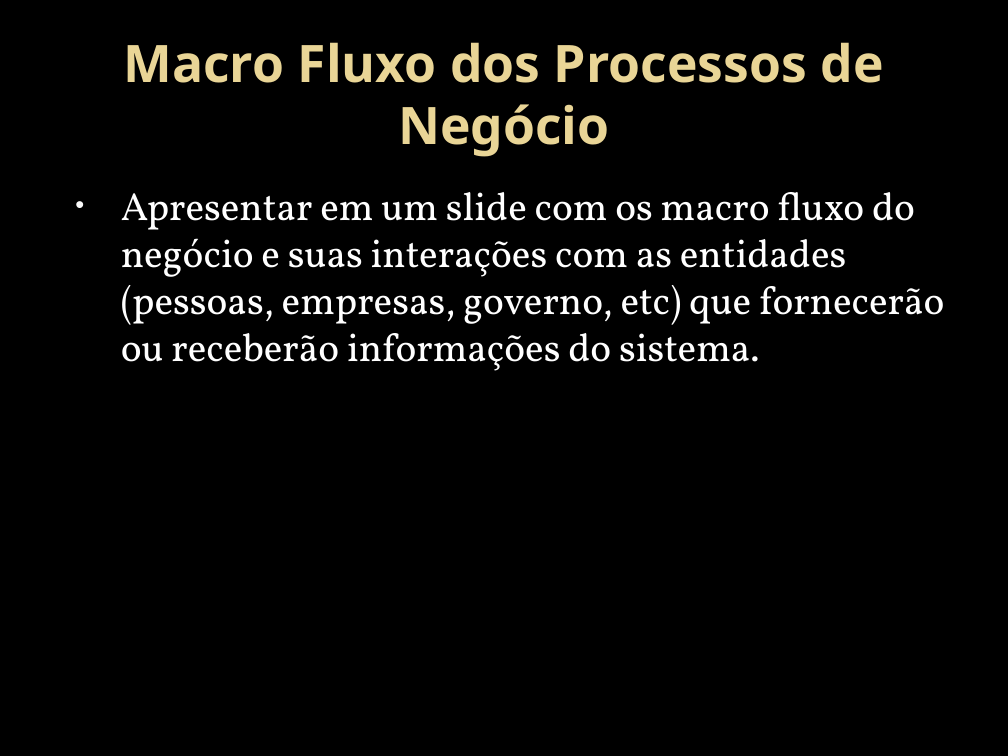
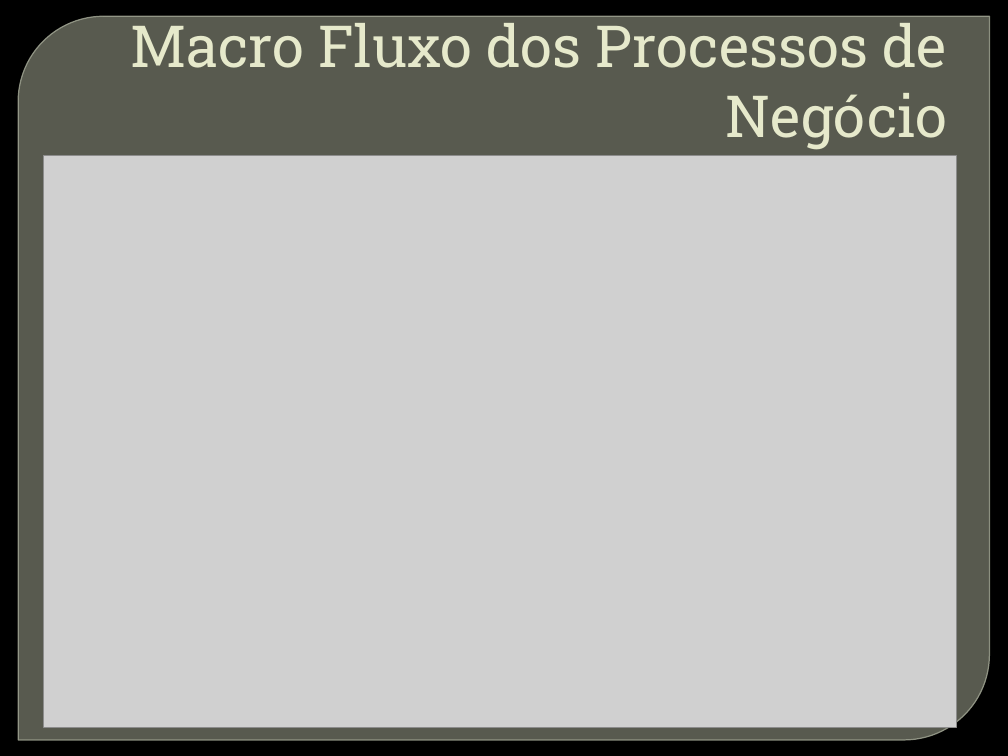
Before and after one commit to HamiltonSantos/FisioDiag, a slide deck: slide 5 of Proposta/ApresentacaoProposta.pptx (slide 4 before the commit). Drawn at 1008x756 pixels with LibreOffice and Linux fonts; fonts in the diff are those of the drawing; grey boxes stand for pictures; background and template pictures are left out. Boxes give left, top, right and bottom in pixels: in the first picture for what was removed or moved away, otherwise in the second. Text is boxed around its words. In the diff, an @@ line names an element or a change of style, - is before the commit and + after.

```diff
--- a/Proposta/ApresentacaoProposta.pptx
+++ b/Proposta/ApresentacaoProposta.pptx
@@ round diag rect added at <box>18,16,990,740</box>, fill #888B7B at 65% opacity, outline #9DA090 0.87 pt @@
@@ title "Macro Fluxo dos Processos de ..." at <box>130,14,947,150</box>: size 36.9 to 41.4 pt, font Noto Sans to Roboto Slab, text colour gradient #EAD696 to #E7D081 to #E7EACB, bold off; alignment centre to right; indent changed; vertical alignment middle to bottom @@
@@ picture added at <box>43,156,957,728</box> @@
@@ rectangle added at <box>65,157,947,158</box>, fill #72A376 @@
@@ text removed at <box>121,192,944,371</box> @@
-• Apresentar em um slide com os macro fluxo do negócio e suas interações com as entidades (pessoas, empresas, governo, etc) que fornecerão ou receberão informações do sistema.
```
Also in this commit, not shown: 5 other slides changed, 7 slides added, 2 slides removed, 2 other files.
